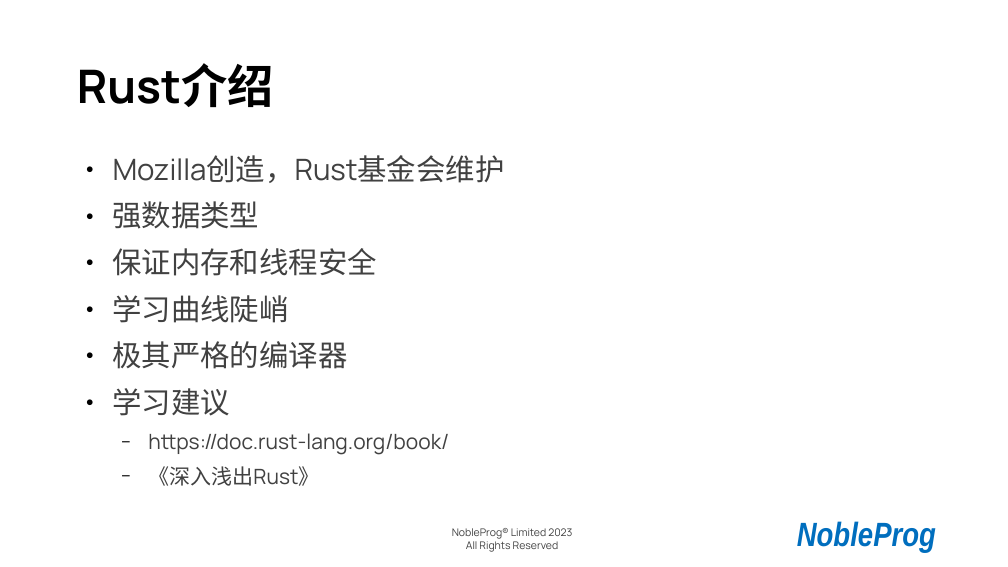
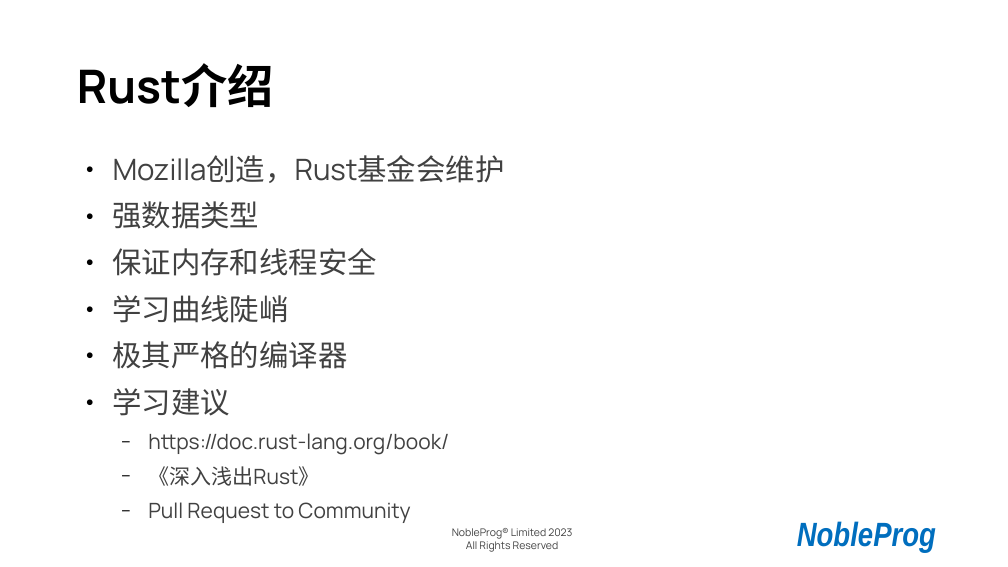
Before and after one commit to cathay4t/rust_training_2023_shanghai, a slide deck: slide 8 of presentation.odp. Drawn at 1008x567 pixels with LibreOffice and Linux fonts; fonts in the diff are those of the drawing; background and template pictures are left out. Boxes give left, top, right and bottom in pixels: in the first picture for what was removed or moved away, otherwise in the second. Text is boxed around its words. In the diff, an @@ line names an element or a change of style, - is before the commit and + after.

```diff
--- a/presentation.odp
+++ b/presentation.odp
@@ text at (148,502,410,523): paragraph added @@
+  − Pull Request to Community
```
Also in this commit, not shown: 4 other slides changed, 1 slide added, 1 slide removed, 10 other files.
